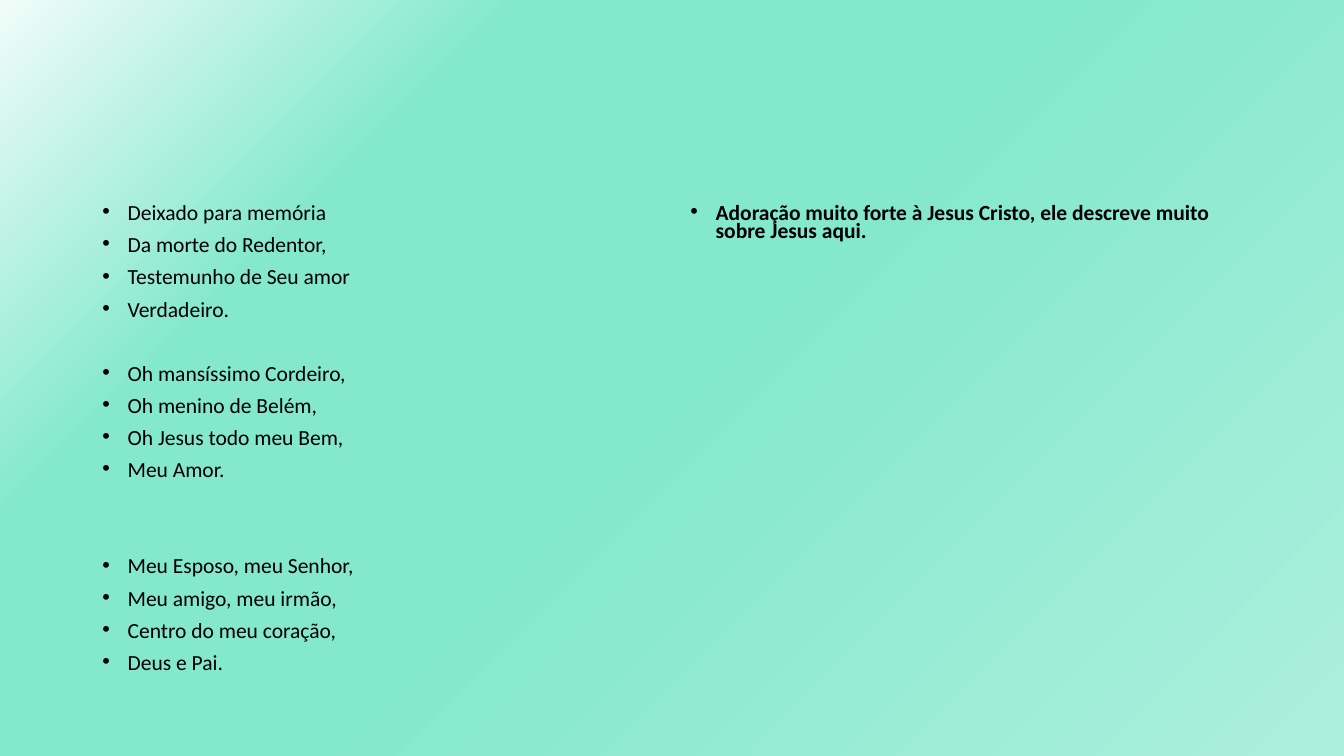
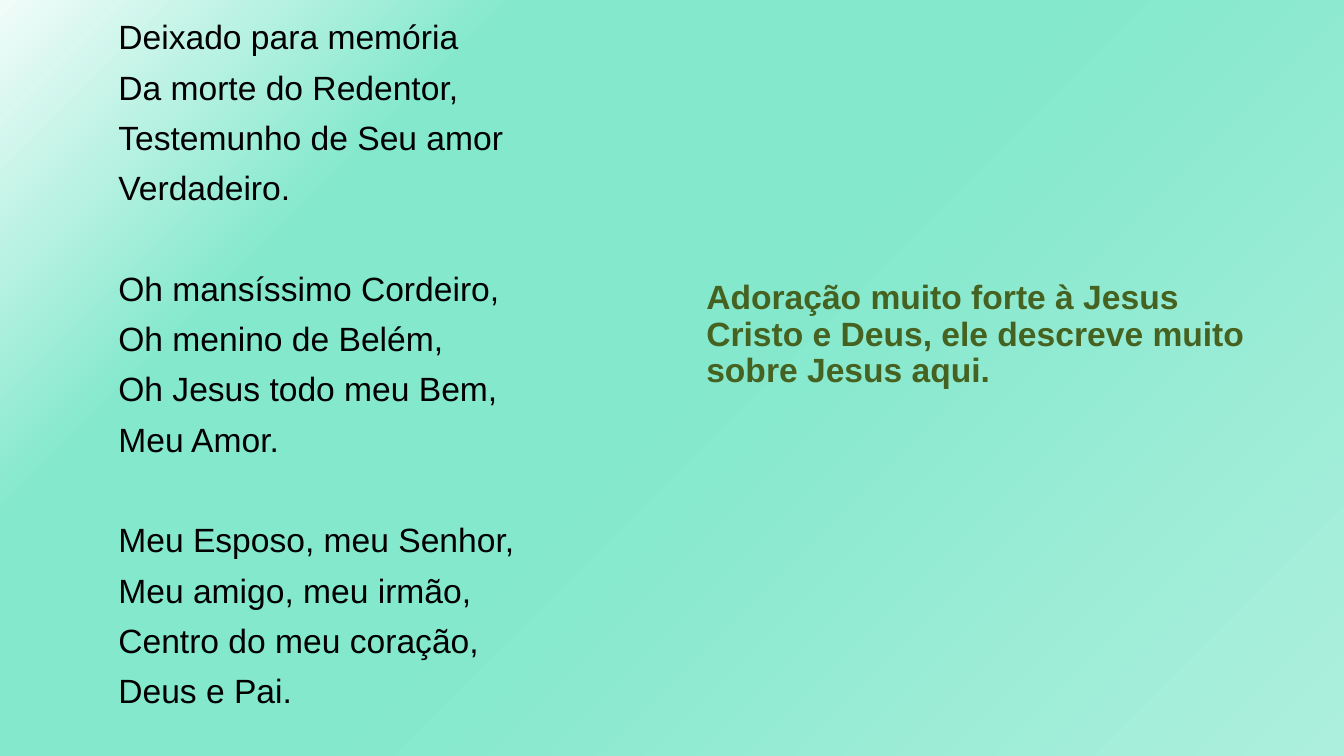
Before and after one commit to GabrielDSS0/ETEC-Coisas-Escolares, a slide deck: slide 11 of 1 etim ds 2022/LPL/Padre José de Anchieta - Poema/Ao Santíssimo Sacramento.pptx. Drawn at 1344x756 pixels with LibreOffice and Linux fonts; fonts in the diff are those of the drawing. Boxes give left, top, right and bottom in pixels: in the first picture for what was removed or moved away, otherwise in the second. Text is boxed around its words. In the diff, an @@ line names an element or a change of style, - is before the commit and + after.

Commit message:
update LPL

```diff
--- a/1 etim ds 2022/LPL/Padre José de Anchieta - Poema/Ao Santíssimo Sacramento.pptx
+++ b/1 etim ds 2022/LPL/Padre José de Anchieta - Poema/Ao Santíssimo Sacramento.pptx
@@ text "Deixado para memória": place and size @@
-text "Deixado para memória" at bbox=[128, 205, 353, 670]
+text "Deixado para memória" at bbox=[118, 24, 514, 704]
@@ text "Deixado para memória" at bbox=[118, 24, 514, 704]: size 15.4 to 24 pt, font Calibri to Arial; bullet • to none; line spacing 0.7 to 0.9 @@
@@ text at bbox=[706, 284, 1244, 389]: text changed; size 15.4 to 24 pt; font Calibri to Arial; text colour #000000 to #466221 @@
-• Adoração muito forte à Jesus Cristo, ele descreve muito sobre Jesus aqui.
+Adoração muito forte à Jesus Cristo e Deus, ele descreve muito sobre Jesus aqui.
```
Also in this commit, not shown: 14 other slides changed, 2 slides added.
